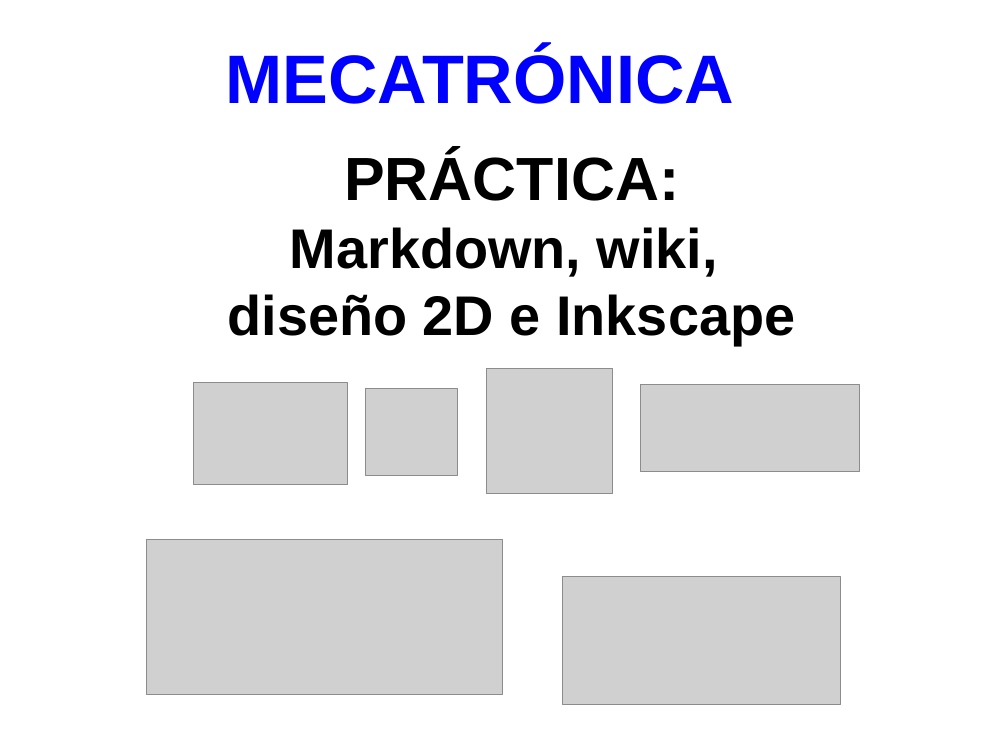
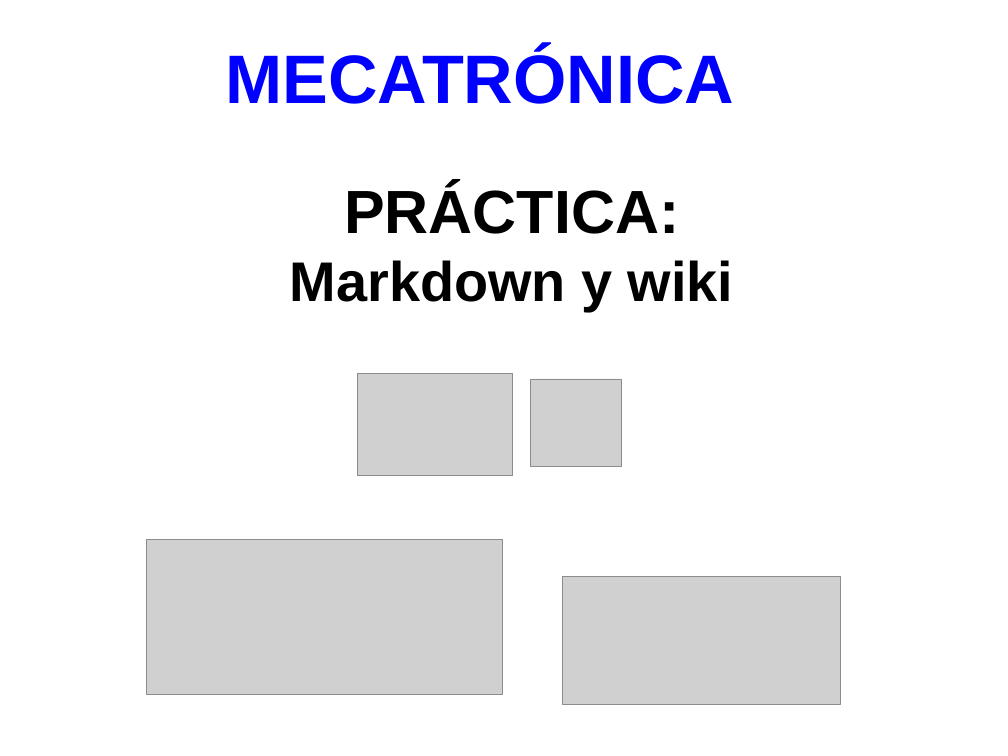
Before and after one commit to myTeachingURJC/Mecatronica, a slide deck: slide 1 of wiki/L02/Portada/Portada.odp. Drawn at 1008x756 pixels with LibreOffice and Linux fonts; fonts in the diff are those of the drawing; grey boxes stand for pictures. Boxes give left, top, right and bottom in pixels: in the first picture for what was removed or moved away, otherwise in the second. Text is boxed around its words. In the diff, an @@ line names an element or a change of style, - is before the commit and + after.

```diff
--- a/wiki/L02/Portada/Portada.odp
+++ b/wiki/L02/Portada/Portada.odp
@@ title at bbox=[290, 185, 733, 311]: text changed @@
-PRÁCTICA:
-Markdown, wiki,
-diseño 2D e Inkscape
+PRÁCTICA:
+Markdown y wiki
@@ picture: place and size @@
-picture at bbox=[193, 383, 348, 485]
+picture at bbox=[358, 374, 512, 476]
@@ picture removed at bbox=[487, 369, 613, 494] @@
@@ picture: place and size @@
-picture at bbox=[366, 388, 457, 476]
+picture at bbox=[531, 379, 622, 466]
@@ picture removed at bbox=[640, 384, 860, 472] @@
```
Also in this commit, not shown: 3 other files.
